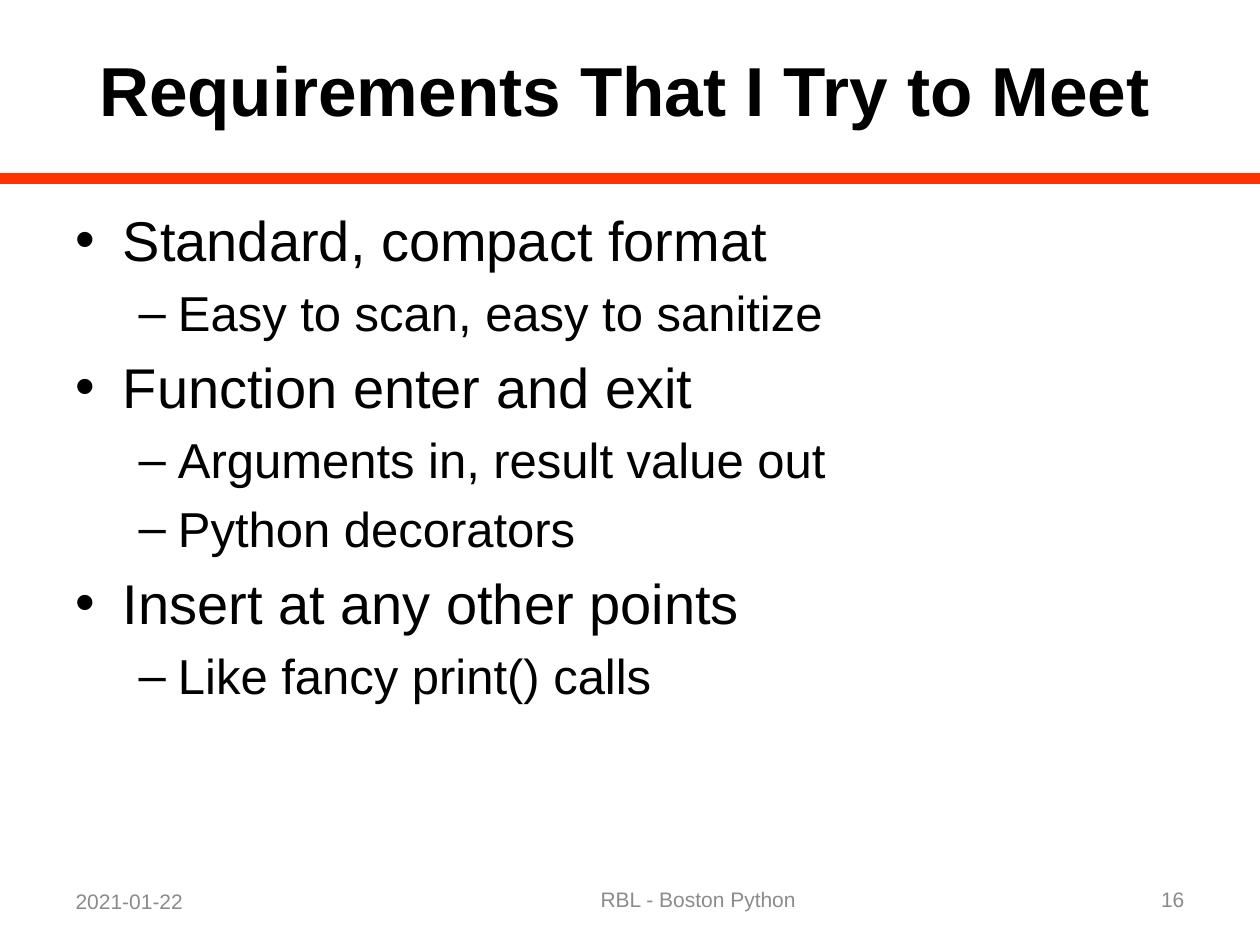
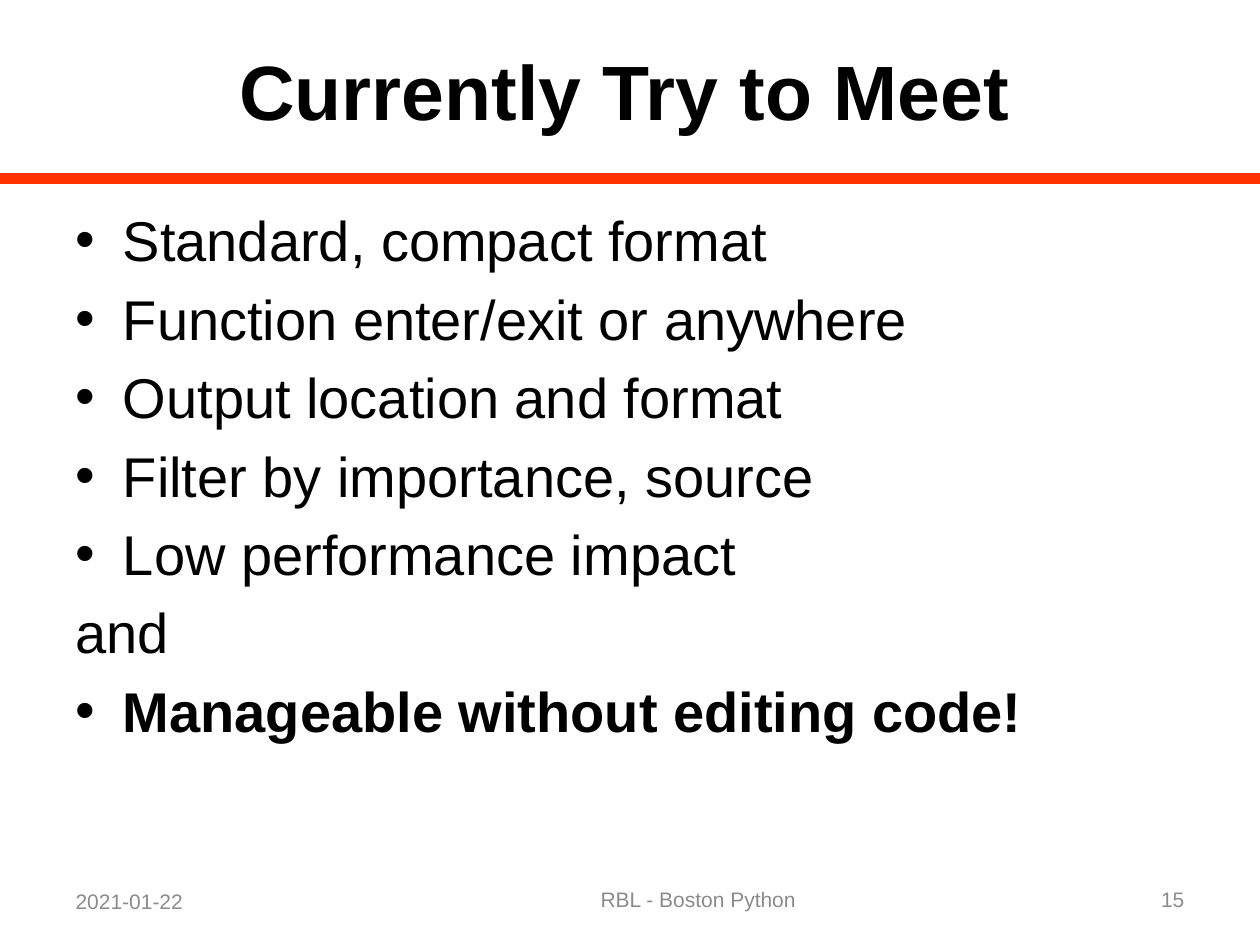
Before and after one commit to rblandau/NewTrace, a slide deck: slide 15 of docs/OfflineDebugging/A Dinosaur and a Python 04.pptx (slide 16 before the commit). Drawn at 1260x945 pixels with LibreOffice and Linux fonts; fonts in the diff are those of the drawing. Boxes give left, top, right and bottom in pixels: in the first picture for what was removed or moved away, otherwise in the second. Text is boxed around its words. In the diff, an @@ line names an element or a change of style, - is before the commit and + after.

```diff
--- a/docs/OfflineDebugging/A Dinosaur and a Python 04.pptx
+++ b/docs/OfflineDebugging/A Dinosaur and a Python 04.pptx
@@ title at box(239, 64, 1009, 134): text changed; size 39.6 to 44 pt @@
-Requirements That I Try to Meet
+Currently Try to Meet
@@ text at box(76, 299, 1021, 743): text changed; size 28 to 32 pt @@
-  – Easy to scan, easy to sanitize
-• Function enter and exit
-  – Arguments in, result value out
-  – Python decorators
-• Insert at any other points
-  – Like fancy print() calls
+• Function enter/exit or anywhere
+• Output location and format
+• Filter by importance, source
+• Low performance impact
+and
+• Manageable without editing code!
@@ page number at box(1161, 892, 1184, 907): text changed @@
-16
+15
```
Also in this commit, not shown: 24 other slides changed, 1 slide removed, 5 other files.
